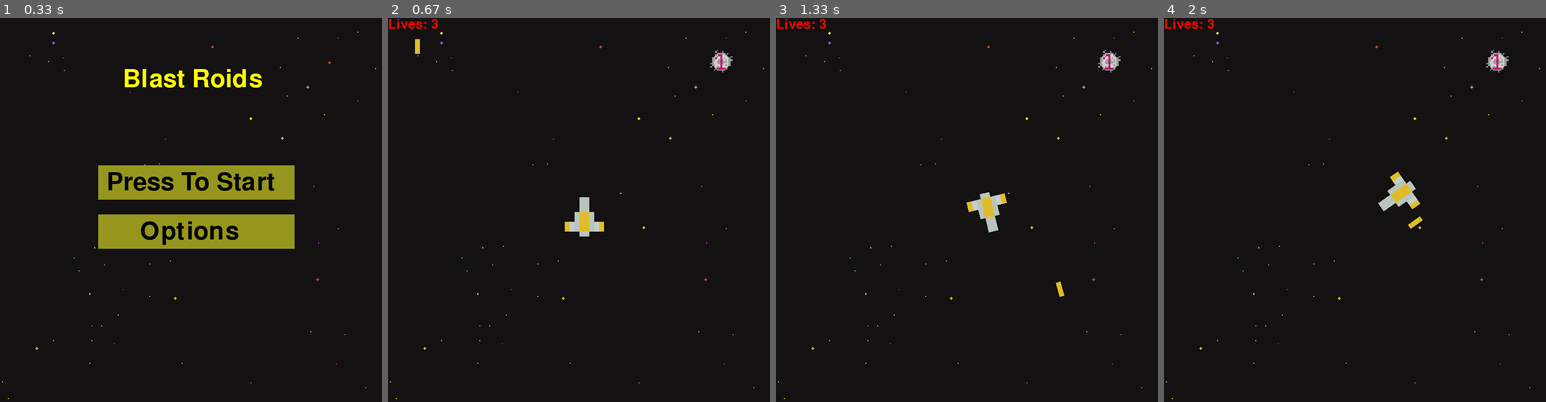
Above: before the commit, frames 1-4 (left to right).
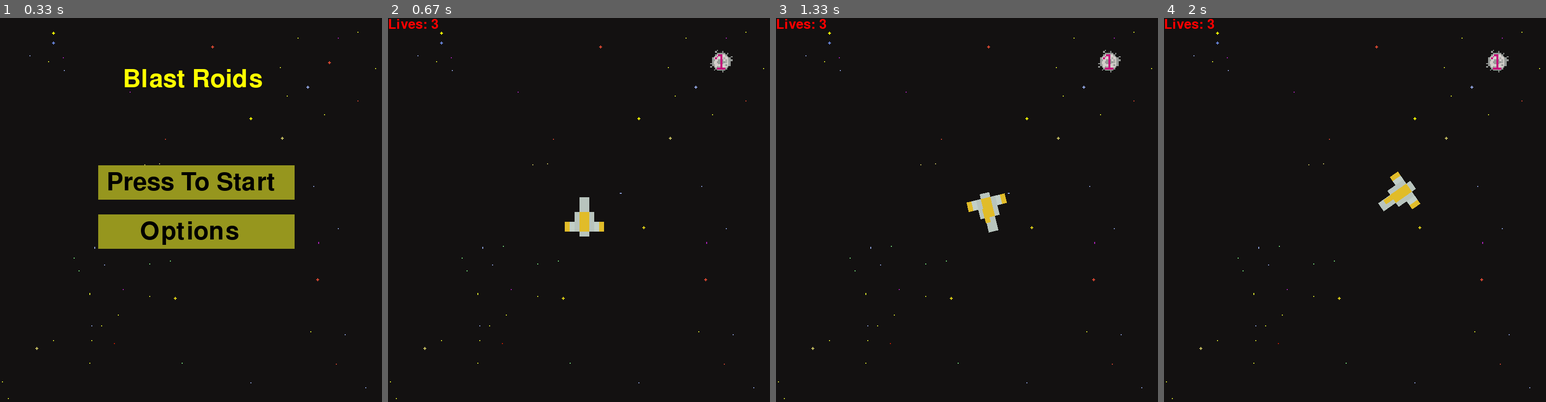
Above: after the commit, the same moments.

Repository: mrmastercat604me/pygame_project
Game: pygame game, started from maingame.py
Two runs of this game, one before a commit and one after it. Both use one fixed random seed, a clock stepped at 60 frames per second and the inputs below.
Inputs (mouse positions are in pixels of both pictures, inside the frame that each line leads up to):
- Up to frame 1 (0.33 s): no input
- Up to frame 2 (0.67 s): click "Press To Start" at 0.38 s
- Up to frame 3 (1.33 s): click (879, 217) at 0.72 s; hold D from 1 s (still down); click (1009, 302) at 1.08 s
- Up to frame 4 (2 s): release D at 1.47 s; hold W 1.5-1.8 s; click (1240, 156) at 1.58 s; hold D from 1.83 s (still down); click (1236, 306) at 1.92 s

Frame 1 is identical in both runs. In frame 2, less than 0.1% of the frame differs, in the area x 7-9%, y 5-10%; in frame 3, less than 0.1%; in frame 4, less than 0.1%, in the area x 57-68%, y 46-55%.

Commit message:
laser adding movement

Diff:
--- a/maingame.py
+++ b/maingame.py
@@ -70,7 +70,7 @@
     running = True
     click = False
     Velocity = 7
-    laser_vel = 10
+    laser_vel = 0
 
     if color == "yellow":
         shipimage = pygame.image.load("assets/pixel_ship_yellow.png")
@@ -154,6 +154,7 @@
         face_mouse(shipimage,shipimage_rect,90,screen)
 
         if click:
+            laser_vel = 10
             laser_rect.center = shipimage_rect.center
             mx, my = pygame.mouse.get_pos()
             dx,dy = mx - laser_rect.centerx, my - laser_rect.centery
@@ -164,8 +165,10 @@
             print("Pew")
             click = False
         #DEBUG pygame.draw.rect(screen,(255,255,255),laser_rect,2)
-        laser_rect.x += laser_vel
-        laser_rect.y += laser_vel
+
+        if laser_rect.x >= 800 or laser_rect.x <= 0:
+            if laser_rect.y >= 800 or laser_rect.x <= 0:
+                laser_vel = 0
         screen.blit(laser,laser_rect)
 
         pygame.display.update()
